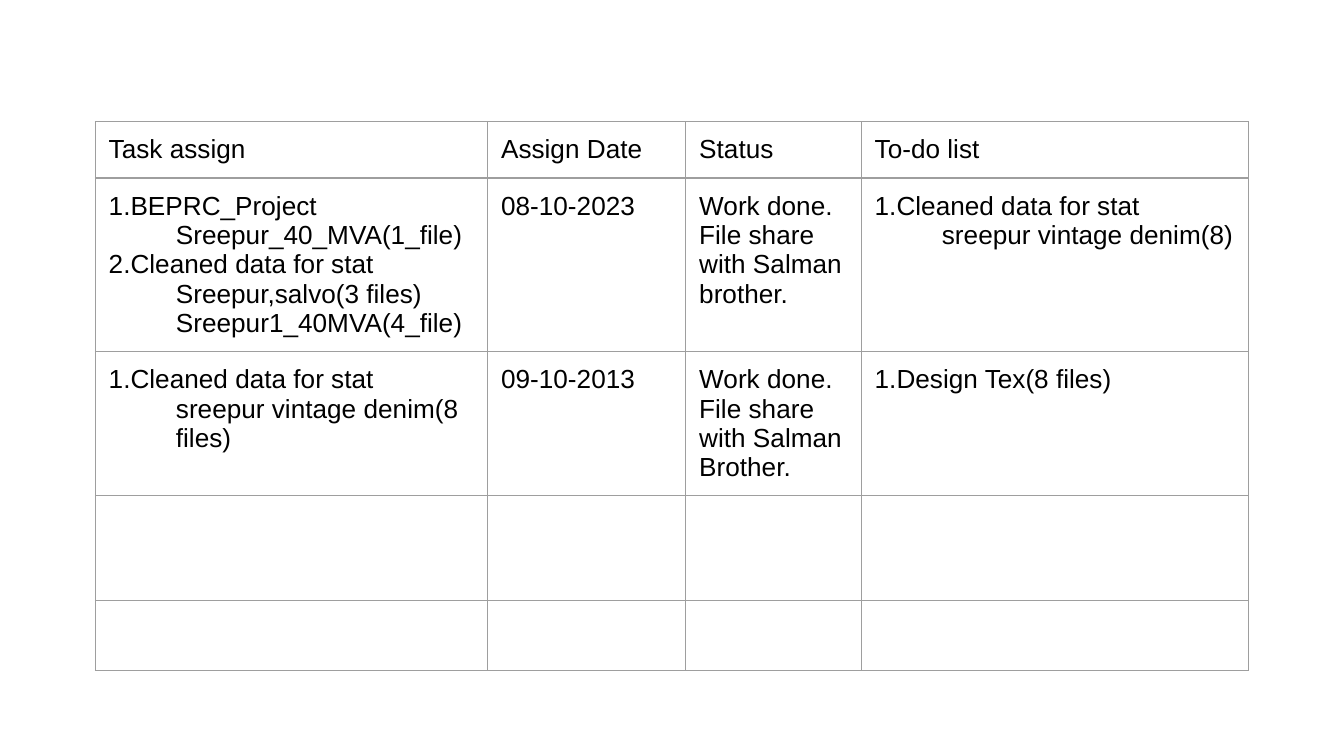
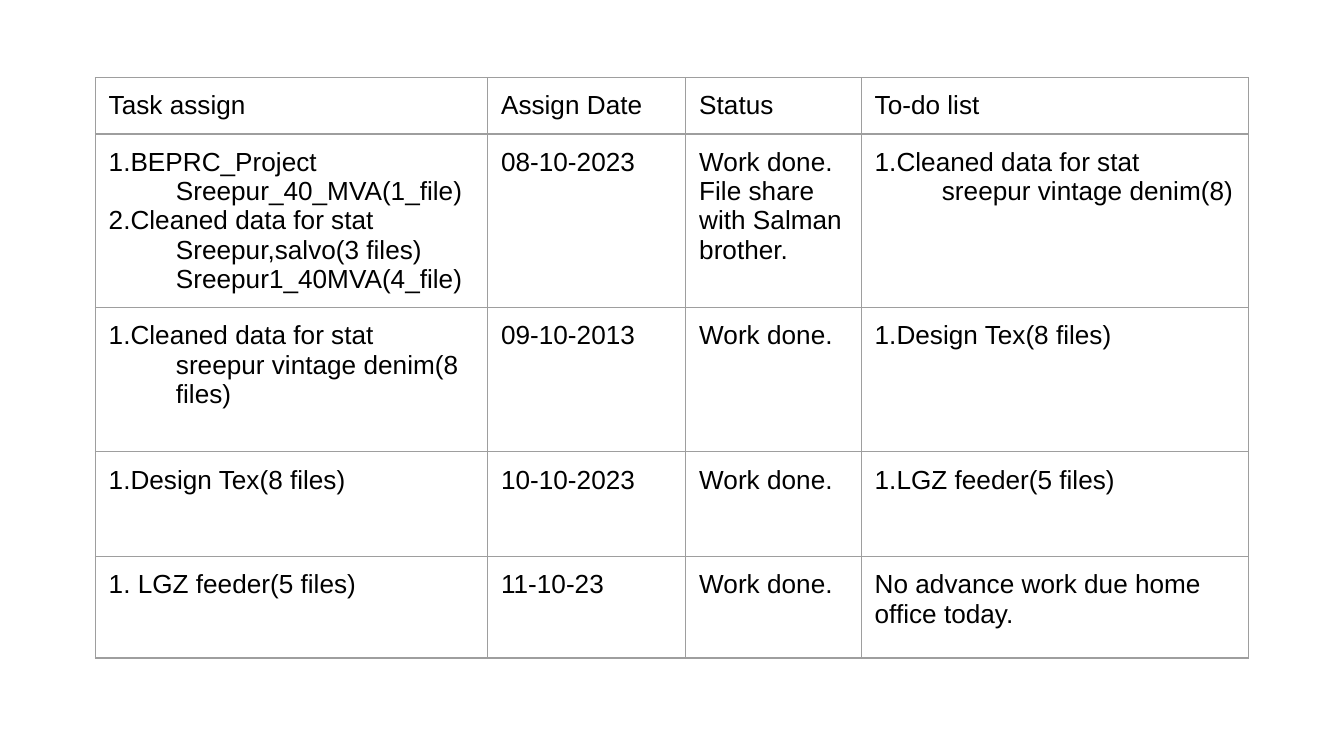
Before and after one commit to Mamunjsr24/Progress_report, a slide deck: slide 2 of Office_progress_report.pptx. Drawn at 1344x756 pixels with LibreOffice and Linux fonts; fonts in the diff are those of the drawing. Boxes give left, top, right and bottom in pixels: in the first picture for what was removed or moved away, otherwise in the second. Text is boxed around its words. In the diff, an @@ line names an element or a change of style, - is before the commit and + after.

Commit message:
Update progress report

```diff
--- a/Office_progress_report.pptx
+++ b/Office_progress_report.pptx
@@ table at [95, 78, 1249, 679] @@
-row 2, column 3: Work done. / File share with Salman / brother.
+row 2, column 3: Work done. / File share with Salman brother.
-row 3, column 3: Work done. / File share with Salman / Brother.
+row 3, column 3: Work done.
-row 4:  |  |  | 
+row 4: 1.Design Tex(8 files) | 10-10-2023 | Work done. | 1.LGZ feeder(5 files)
-row 5:  |  |  | 
+row 5: 1. LGZ feeder(5 files) | 11-10-23 | Work done. | No advance work due home office today.
@@ table: place and size @@
-table at [95, 122, 1249, 691]
+table at [95, 78, 1249, 679]
```
